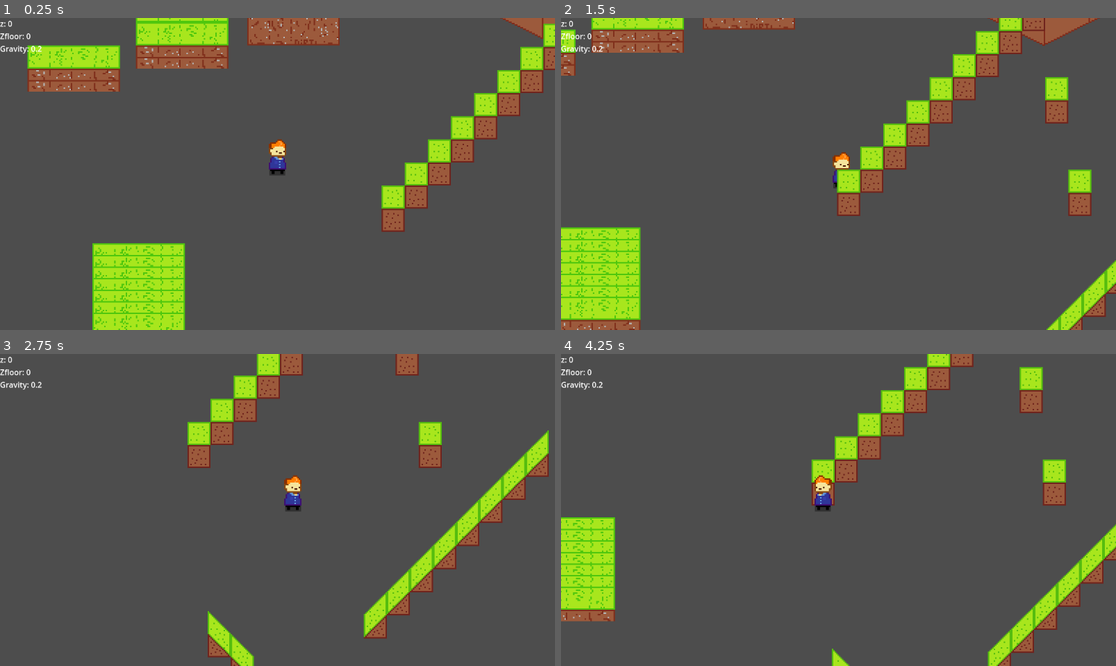
Above: before the commit, frames 1-4 (two rows, left to right).
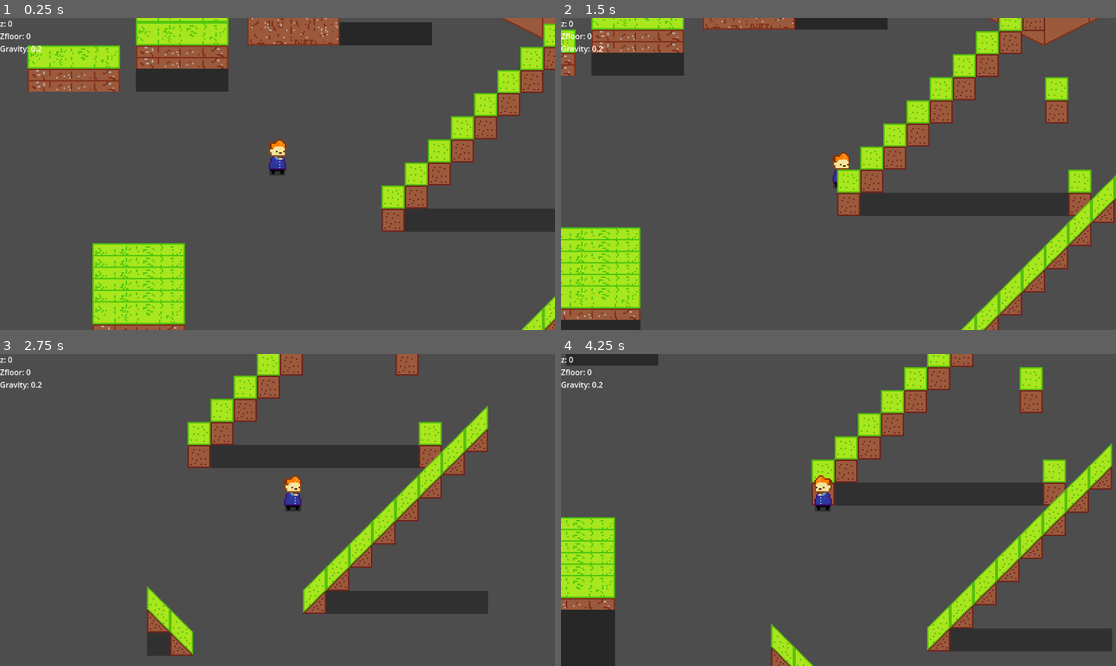
Above: after the commit, the same moments.

Repository: vitor-luis3301/Godot-Top-Down-Platformer
Game: Godot game, scene res://Scenes/main.tscn
Same seed, same stepped clock (60 frames per second), same inputs: the game is played once before the commit and once after it.
Inputs:
- Up to frame 1 (0.25 s): no input
- Up to frame 2 (1.5 s): tap Enter (ui_accept) at 0.5, 0.77 s; hold Right (ui_right) 0.53-1.28 s; hold Down (ui_down) from 1.28 s (still down)
- Up to frame 3 (2.75 s): tap Enter (ui_accept) at 1.52 s; release Down (ui_down) at 2.03 s; hold Right (ui_right) from 2.03 s (still down)
- Up to frame 4 (4.25 s): release Right (ui_right) at 2.78 s; hold Up (ui_up) 2.78-3.53 s; tap Enter (ui_accept) at 3.02, 3.77 s; hold Left (ui_left) from 3.53 s (still down)

The runs differ from the first frame. In frame 1, 5.3% of the frame differs, in the area x 16-100%, y 1-100%; in frame 2, 9.7%; in frame 3, 14%; in frame 4, 14%, in the area x 0-100%, y 0-100%.

Commit message:
Updated main scene

Diff:
--- a/Objects/block/block.gd
+++ b/Objects/block/block.gd
@@ -1,7 +1,7 @@
 extends StaticBody2D
 
 @export var z = 0
-@export var height : float = -16
+@export var height : float = 0
 
 func _ready():
 	$Sprite2D.position.y = z
--- a/Objects/block/block.tscn
+++ b/Objects/block/block.tscn
@@ -9,6 +9,10 @@
 [node name="StaticBody2D" type="StaticBody2D" groups=["Blocks"]]
 script = ExtResource("1_pb8s2")
 
+[node name="Polygon2D" type="Polygon2D" parent="."]
+color = Color(0, 0, 0, 0.376471)
+polygon = PackedVector2Array(-8, 0, -8, -16, 8, -16, 8, 0)
+
 [node name="Sprite2D" type="Sprite2D" parent="."]
 texture = ExtResource("1_d08up")
 offset = Vector2(0, -16)
--- a/Objects/player/player.tscn
+++ b/Objects/player/player.tscn
@@ -20,14 +20,14 @@
 offset_bottom = 23.0
 metadata/_edit_use_anchors_ = true
 
-[node name="Sprite2D" type="Sprite2D" parent="."]
-texture = ExtResource("2_6i7rg")
-offset = Vector2(0, -12)
-
 [node name="Polygon2D" type="Polygon2D" parent="."]
 scale = Vector2(1.1, 1)
 color = Color(0, 0, 0, 0.360784)
 polygon = PackedVector2Array(-5, -3, 5, -3, 5, 1, -5, 1)
+
+[node name="Sprite2D" type="Sprite2D" parent="."]
+texture = ExtResource("2_6i7rg")
+offset = Vector2(0, -12)
 
 [node name="CollisionShape2D" type="CollisionShape2D" parent="."]
 position = Vector2(0, -1.5)
--- /dev/null
+++ b/Objects/slab/slab.tscn
@@ -0,0 +1,24 @@
+[gd_scene load_steps=4 format=3 uid="uid://bktag52vmau6i"]
+
+[ext_resource type="Texture2D" uid="uid://dptbtphq6xwh4" path="res://Assets/terra.png" id="1_4vvae"]
+[ext_resource type="Script" path="res://Objects/block/block.gd" id="1_r4nqf"]
+
+[sub_resource type="RectangleShape2D" id="RectangleShape2D_5lek5"]
+size = Vector2(64, 16)
+
+[node name="StaticBody2D" type="StaticBody2D" groups=["Blocks"]]
+script = ExtResource("1_r4nqf")
+
+[node name="Polygon2D" type="Polygon2D" parent="."]
+position = Vector2(0, 8)
+color = Color(0, 0, 0, 0.490196)
+polygon = PackedVector2Array(-32, -8, -32, -24, 32, -24, 32, -8)
+
+[node name="Sprite2D" type="Sprite2D" parent="."]
+texture = ExtResource("1_4vvae")
+offset = Vector2(0, -12)
+vframes = 2
+
+[node name="CollisionShape2D" type="CollisionShape2D" parent="."]
+position = Vector2(0, -8)
+shape = SubResource("RectangleShape2D_5lek5")
--- a/Objects/slope/slope.tscn
+++ b/Objects/slope/slope.tscn
@@ -8,6 +8,11 @@
 [node name="StaticBody2D" type="StaticBody2D" groups=["Slopes"]]
 script = ExtResource("1_66gc2")
 
+[node name="Polygon2D" type="Polygon2D" parent="."]
+position = Vector2(0, 8)
+color = Color(0, 0, 0, 0.376471)
+polygon = PackedVector2Array(-8, 0, -8, -16, 8, -16, 8, 0)
+
 [node name="Sprite2D" type="Sprite2D" parent="."]
 offset = Vector2(0, -8)
 
--- a/Scenes/main.tscn
+++ b/Scenes/main.tscn
@@ -6,297 +6,261 @@
 [ext_resource type="PackedScene" uid="uid://xd3glgotcs1i" path="res://Objects/block/block.tscn" id="5_lkt3j"]
 [ext_resource type="PackedScene" uid="uid://u6csv0racqmt" path="res://Objects/player/player.tscn" id="5_w2g7d"]
 [ext_resource type="Texture2D" uid="uid://ck7jspj3m3u7g" path="res://Assets/iso_block.png" id="6_ernap"]
-[ext_resource type="PackedScene" uid="uid://diiijrjjc7bay" path="res://Scenes/slopes_testing_scene.tscn" id="7_37ehs"]
+[ext_resource type="PackedScene" uid="uid://c52hd6k137jj2" path="res://Objects/slope/slope.tscn" id="7_mpgt2"]
+[ext_resource type="PackedScene" uid="uid://bktag52vmau6i" path="res://Objects/slab/slab.tscn" id="8_dgwyo"]
 
 [sub_resource type="RectangleShape2D" id="RectangleShape2D_5lv1q"]
 size = Vector2(64, 16)
 
 [sub_resource type="RectangleShape2D" id="RectangleShape2D_mon2y"]
 size = Vector2(64, 48)
-
-[sub_resource type="RectangleShape2D" id="RectangleShape2D_r306l"]
-size = Vector2(64, 16)
 
 [node name="Node2D" type="Node2D"]
 y_sort_enabled = true
 script = ExtResource("1_2dq2h")
 
-[node name="StaticBody2D25" type="StaticBody2D" parent="." groups=["Blocks"]]
+[node name="CharacterBody2D" parent="." instance=ExtResource("5_w2g7d")]
+position = Vector2(237, 144)
+
+[node name="Block_40" type="StaticBody2D" parent="." groups=["Blocks"]]
 position = Vector2(257, 27)
 script = ExtResource("4_ro3km")
 height = -40.0
 
-[node name="Sprite2D" type="Sprite2D" parent="StaticBody2D25"]
+[node name="Sprite2D" type="Sprite2D" parent="Block_40"]
 texture = ExtResource("4_0axir")
 offset = Vector2(0, -20)
 
-[node name="CollisionShape2D" type="CollisionShape2D" parent="StaticBody2D25"]
+[node name="CollisionShape2D" type="CollisionShape2D" parent="Block_40"]
 position = Vector2(0, 4)
 shape = SubResource("RectangleShape2D_5lv1q")
 
-[node name="StaticBody2D6" type="StaticBody2D" parent="." groups=["Blocks"]]
+[node name="Block_32" type="StaticBody2D" parent="." groups=["Blocks"]]
 position = Vector2(248, 43)
 script = ExtResource("4_ro3km")
 height = -32.0
 
-[node name="Sprite2D" type="Sprite2D" parent="StaticBody2D6"]
+[node name="Sprite2D" type="Sprite2D" parent="Block_32"]
 texture = ExtResource("4_0axir")
 offset = Vector2(0, -12)
 
-[node name="CollisionShape2D" type="CollisionShape2D" parent="StaticBody2D6"]
+[node name="CollisionShape2D" type="CollisionShape2D" parent="Block_32"]
 position = Vector2(0, 4)
 shape = SubResource("RectangleShape2D_5lv1q")
 
-[node name="StaticBody2D5" type="StaticBody2D" parent="." groups=["Blocks"]]
+[node name="Block_16_z16" type="StaticBody2D" parent="." groups=["Blocks"]]
 position = Vector2(171, 75)
 script = ExtResource("4_ro3km")
 z = -16
-
-[node name="Sprite2D" type="Sprite2D" parent="StaticBody2D5"]
-texture = ExtResource("4_0axir")
-vframes = 2
-
-[node name="Sprite2D5" type="Sprite2D" parent="StaticBody2D5/Sprite2D"]
+height = -16.0
+
+[node name="Polygon2D" type="Polygon2D" parent="Block_16_z16"]
+color = Color(0, 0, 0, 0.454902)
+polygon = PackedVector2Array(-32, 12, -32, -36, 32, -36, 32, 12)
+
+[node name="Sprite2D" type="Sprite2D" parent="Block_16_z16"]
+texture = ExtResource("4_0axir")
+vframes = 2
+
+[node name="Sprite2D5" type="Sprite2D" parent="Block_16_z16/Sprite2D"]
 position = Vector2(0, -40)
 texture = ExtResource("4_0axir")
 vframes = 2
 
-[node name="Sprite2D4" type="Sprite2D" parent="StaticBody2D5/Sprite2D"]
+[node name="Sprite2D4" type="Sprite2D" parent="Block_16_z16/Sprite2D"]
 position = Vector2(0, -24)
 texture = ExtResource("4_0axir")
 vframes = 2
 
-[node name="Sprite2D2" type="Sprite2D" parent="StaticBody2D5/Sprite2D"]
+[node name="Sprite2D2" type="Sprite2D" parent="Block_16_z16/Sprite2D"]
 position = Vector2(0, -8)
 texture = ExtResource("4_0axir")
 vframes = 2
 
-[node name="CollisionShape2D" type="CollisionShape2D" parent="StaticBody2D5"]
+[node name="CollisionShape2D" type="CollisionShape2D" parent="Block_16_z16"]
 position = Vector2(0, -12)
 shape = SubResource("RectangleShape2D_mon2y")
 
-[node name="StaticBody2D3" type="StaticBody2D" parent="." groups=["Blocks"]]
+[node name="Block_16" type="StaticBody2D" parent="." groups=["Blocks"]]
 position = Vector2(96, 75)
 script = ExtResource("4_ro3km")
-
-[node name="Sprite2D" type="Sprite2D" parent="StaticBody2D3"]
-texture = ExtResource("4_0axir")
-vframes = 2
-
-[node name="Sprite2D2" type="Sprite2D" parent="StaticBody2D3/Sprite2D"]
+height = -16.0
+
+[node name="Sprite2D" type="Sprite2D" parent="Block_16"]
+texture = ExtResource("4_0axir")
+vframes = 2
+
+[node name="Sprite2D2" type="Sprite2D" parent="Block_16/Sprite2D"]
 position = Vector2(0, -8)
 texture = ExtResource("4_0axir")
 vframes = 2
 
-[node name="CollisionShape2D" type="CollisionShape2D" parent="StaticBody2D3"]
+[node name="CollisionShape2D" type="CollisionShape2D" parent="Block_16"]
 position = Vector2(0, 4)
 shape = SubResource("RectangleShape2D_5lv1q")
 
 [node name="StaticBody2D" parent="." instance=ExtResource("5_lkt3j")]
 position = Vector2(317, 184)
+height = -16.0
 
 [node name="StaticBody2D2" parent="." instance=ExtResource("5_lkt3j")]
 position = Vector2(333, 184)
 z = -16
+height = -16.0
 
 [node name="StaticBody2D4" parent="." instance=ExtResource("5_lkt3j")]
 position = Vector2(349, 184)
 z = -32
+height = -16.0
 
 [node name="StaticBody2D7" parent="." instance=ExtResource("5_lkt3j")]
 position = Vector2(365, 184)
 z = -48
+height = -16.0
 
 [node name="StaticBody2D8" parent="." instance=ExtResource("5_lkt3j")]
 position = Vector2(381, 184)
 z = -64
+height = -16.0
 
 [node name="StaticBody2D9" parent="." instance=ExtResource("5_lkt3j")]
 position = Vector2(397, 184)
 z = -80
+height = -16.0
 
 [node name="StaticBody2D10" parent="." instance=ExtResource("5_lkt3j")]
 position = Vector2(413, 184)
 z = -96
+height = -16.0
 
 [node name="StaticBody2D11" parent="." instance=ExtResource("5_lkt3j")]
 position = Vector2(429, 184)
 z = -112
+height = -16.0
 
 [node name="StaticBody2D12" parent="." instance=ExtResource("5_lkt3j")]
 position = Vector2(445, 184)
 z = -128
+height = -16.0
 
 [node name="StaticBody2D13" parent="." instance=ExtResource("5_lkt3j")]
 position = Vector2(461, 184)
 z = -64
+height = -16.0
 
 [node name="StaticBody2D14" parent="." instance=ExtResource("5_lkt3j")]
 position = Vector2(477, 184)
-
-[node name="StaticBody2D15" type="StaticBody2D" parent="." groups=["Blocks"]]
+height = -16.0
+
+[node name="StaticBody2D17" parent="." instance=ExtResource("8_dgwyo")]
 position = Vector2(141, 216)
-script = ExtResource("4_ro3km")
-height = -8.0
-
-[node name="Sprite2D" type="Sprite2D" parent="StaticBody2D15"]
-texture = ExtResource("4_0axir")
-offset = Vector2(0, -12)
-vframes = 2
-
-[node name="CollisionShape2D" type="CollisionShape2D" parent="StaticBody2D15"]
-position = Vector2(0, -8)
-shape = SubResource("RectangleShape2D_r306l")
-
-[node name="StaticBody2D16" type="StaticBody2D" parent="." groups=["Blocks"]]
+height = -8.0
+
+[node name="StaticBody2D18" parent="." instance=ExtResource("8_dgwyo")]
 position = Vector2(141, 232)
-script = ExtResource("4_ro3km")
 z = -8
 height = -8.0
 
-[node name="Sprite2D" type="Sprite2D" parent="StaticBody2D16"]
-texture = ExtResource("4_0axir")
-offset = Vector2(0, -12)
-vframes = 2
-
-[node name="CollisionShape2D" type="CollisionShape2D" parent="StaticBody2D16"]
-position = Vector2(0, -8)
-shape = SubResource("RectangleShape2D_r306l")
-
-[node name="StaticBody2D17" type="StaticBody2D" parent="." groups=["Blocks"]]
+[node name="StaticBody2D19" parent="." instance=ExtResource("8_dgwyo")]
 position = Vector2(141, 248)
-script = ExtResource("4_ro3km")
-z = -16
-height = -8.0
-
-[node name="Sprite2D" type="Sprite2D" parent="StaticBody2D17"]
-texture = ExtResource("4_0axir")
-offset = Vector2(0, -12)
-vframes = 2
-
-[node name="CollisionShape2D" type="CollisionShape2D" parent="StaticBody2D17"]
-position = Vector2(0, -8)
-shape = SubResource("RectangleShape2D_r306l")
-
-[node name="StaticBody2D18" type="StaticBody2D" parent="." groups=["Blocks"]]
+z = -16
+height = -8.0
+
+[node name="StaticBody2D20" parent="." instance=ExtResource("8_dgwyo")]
 position = Vector2(141, 264)
-script = ExtResource("4_ro3km")
 z = -24
 height = -8.0
 
-[node name="Sprite2D" type="Sprite2D" parent="StaticBody2D18"]
-texture = ExtResource("4_0axir")
-offset = Vector2(0, -12)
-vframes = 2
-
-[node name="CollisionShape2D" type="CollisionShape2D" parent="StaticBody2D18"]
-position = Vector2(0, -8)
-shape = SubResource("RectangleShape2D_r306l")
-
-[node name="StaticBody2D19" type="StaticBody2D" parent="." groups=["Blocks"]]
+[node name="StaticBody2D24" parent="." instance=ExtResource("8_dgwyo")]
 position = Vector2(141, 280)
-script = ExtResource("4_ro3km")
-z = -32
-height = -8.0
-
-[node name="Sprite2D" type="Sprite2D" parent="StaticBody2D19"]
-texture = ExtResource("4_0axir")
-offset = Vector2(0, -12)
-vframes = 2
-
-[node name="CollisionShape2D" type="CollisionShape2D" parent="StaticBody2D19"]
-position = Vector2(0, -8)
-shape = SubResource("RectangleShape2D_r306l")
-
-[node name="StaticBody2D20" type="StaticBody2D" parent="." groups=["Blocks"]]
+z = -32
+height = -8.0
+
+[node name="StaticBody2D27" parent="." instance=ExtResource("8_dgwyo")]
 position = Vector2(141, 296)
-script = ExtResource("4_ro3km")
 z = -40
 height = -8.0
 
-[node name="Sprite2D" type="Sprite2D" parent="StaticBody2D20"]
-texture = ExtResource("4_0axir")
-offset = Vector2(0, -12)
-vframes = 2
-
-[node name="CollisionShape2D" type="CollisionShape2D" parent="StaticBody2D20"]
-position = Vector2(0, -8)
-shape = SubResource("RectangleShape2D_r306l")
-
-[node name="StaticBody2D21" type="StaticBody2D" parent="." groups=["Blocks"]]
-position = Vector2(141, 312)
-script = ExtResource("4_ro3km")
-z = -48
-height = -8.0
-
-[node name="Sprite2D" type="Sprite2D" parent="StaticBody2D21"]
-texture = ExtResource("4_0axir")
-offset = Vector2(0, -12)
-vframes = 2
-
-[node name="CollisionShape2D" type="CollisionShape2D" parent="StaticBody2D21"]
-position = Vector2(0, -8)
-shape = SubResource("RectangleShape2D_r306l")
-
-[node name="StaticBody2D22" type="StaticBody2D" parent="." groups=["Blocks"]]
+[node name="StaticBody2D3" parent="." instance=ExtResource("8_dgwyo")]
 position = Vector2(10, 216)
-script = ExtResource("4_ro3km")
-height = -8.0
-
-[node name="Sprite2D" type="Sprite2D" parent="StaticBody2D22"]
-texture = ExtResource("4_0axir")
-offset = Vector2(0, -12)
-vframes = 2
-
-[node name="CollisionShape2D" type="CollisionShape2D" parent="StaticBody2D22"]
-position = Vector2(0, -8)
-shape = SubResource("RectangleShape2D_r306l")
-
-[node name="StaticBody2D23" type="StaticBody2D" parent="." groups=["Blocks"]]
+height = -8.0
+
+[node name="StaticBody2D5" parent="." instance=ExtResource("8_dgwyo")]
 position = Vector2(10, 232)
-script = ExtResource("4_ro3km")
-height = -8.0
-
-[node name="Sprite2D" type="Sprite2D" parent="StaticBody2D23"]
-texture = ExtResource("4_0axir")
-offset = Vector2(0, -12)
-vframes = 2
-
-[node name="CollisionShape2D" type="CollisionShape2D" parent="StaticBody2D23"]
-position = Vector2(0, -8)
-shape = SubResource("RectangleShape2D_r306l")
-
-[node name="StaticBody2D24" type="StaticBody2D" parent="." groups=["Blocks"]]
-position = Vector2(312, 55)
-script = ExtResource("4_ro3km")
-z = -32
-height = -8.0
-
-[node name="Sprite2D" type="Sprite2D" parent="StaticBody2D24"]
-texture = ExtResource("4_0axir")
-offset = Vector2(0, -12)
-vframes = 2
-
-[node name="CollisionShape2D" type="CollisionShape2D" parent="StaticBody2D24"]
-position = Vector2(0, -8)
-shape = SubResource("RectangleShape2D_r306l")
-
-[node name="StaticBody2D26" type="StaticBody2D" parent="." groups=["Blocks"]]
+height = -8.0
+
+[node name="ico_block" type="StaticBody2D" parent="." groups=["Blocks"]]
 position = Vector2(452, 32)
 script = ExtResource("4_ro3km")
 height = -64.0
 
-[node name="Sprite2D" type="Sprite2D" parent="StaticBody2D26"]
+[node name="Sprite2D" type="Sprite2D" parent="ico_block"]
 texture = ExtResource("6_ernap")
 offset = Vector2(0, -30)
 
-[node name="CollisionPolygon2D" type="CollisionPolygon2D" parent="StaticBody2D26"]
+[node name="CollisionPolygon2D" type="CollisionPolygon2D" parent="ico_block"]
 position = Vector2(0, -30)
 polygon = PackedVector2Array(-64, 32, 0, 64, 63, 32, 0, 0)
 
-[node name="CharacterBody2D" parent="." instance=ExtResource("5_w2g7d")]
-position = Vector2(237, 144)
-
-[node name="Slopes" parent="." instance=ExtResource("7_37ehs")]
-y_sort_enabled = true
-position = Vector2(323, 294)
+[node name="StaticBody2D37" parent="." instance=ExtResource("7_mpgt2")]
+position = Vector2(397, 277)
+height = -16
+rotate = 1
+
+[node name="StaticBody2D38" parent="." instance=ExtResource("7_mpgt2")]
+position = Vector2(413, 277)
+z = -16
+height = -16
+rotate = 1
+
+[node name="StaticBody2D39" parent="." instance=ExtResource("7_mpgt2")]
+position = Vector2(429, 277)
+z = -32
+height = -16
+rotate = 1
+
+[node name="StaticBody2D40" parent="." instance=ExtResource("7_mpgt2")]
+position = Vector2(445, 277)
+z = -48
+height = -16
+rotate = 1
+
+[node name="StaticBody2D41" parent="." instance=ExtResource("7_mpgt2")]
+position = Vector2(461, 277)
+z = -64
+height = -16
+rotate = 1
+
+[node name="StaticBody2D42" parent="." instance=ExtResource("7_mpgt2")]
+position = Vector2(477, 277)
+z = -80
+height = -16
+rotate = 1
+
+[node name="StaticBody2D43" parent="." instance=ExtResource("7_mpgt2")]
+position = Vector2(493, 277)
+z = -96
+height = -16
+rotate = 1
+
+[node name="StaticBody2D44" parent="." instance=ExtResource("7_mpgt2")]
+position = Vector2(509, 277)
+z = -112
+height = -16
+rotate = 1
+
+[node name="StaticBody2D45" parent="." instance=ExtResource("7_mpgt2")]
+position = Vector2(305, 306)
+height = -16
+rotate = 2
+
+[node name="StaticBody2D46" parent="." instance=ExtResource("7_mpgt2")]
+position = Vector2(289, 306)
+z = -16
+height = -16
+rotate = 2
+
+[node name="StaticBody2D6" parent="." instance=ExtResource("8_dgwyo")]
+position = Vector2(312, 55)
+z = -32
+height = -8.0
--- a/Scenes/slopes_testing_scene.tscn
+++ /dev/null
@@ -1,65 +0,0 @@
-[gd_scene load_steps=3 format=3 uid="uid://diiijrjjc7bay"]
-
-[ext_resource type="PackedScene" uid="uid://c52hd6k137jj2" path="res://Objects/slope/slope.tscn" id="1_7vxge"]
-[ext_resource type="Script" path="res://Scenes/main.gd" id="1_mcfj7"]
-
-[node name="Node2D" type="Node2D"]
-script = ExtResource("1_mcfj7")
-
-[node name="StaticBody2D27" parent="." instance=ExtResource("1_7vxge")]
-position = Vector2(116, 0)
-height = -16
-rotate = 1
-
-[node name="StaticBody2D28" parent="." instance=ExtResource("1_7vxge")]
-position = Vector2(132, 0)
-z = -16
-height = -16
-rotate = 1
-
-[node name="StaticBody2D29" parent="." instance=ExtResource("1_7vxge")]
-position = Vector2(148, 0)
-z = -32
-height = -16
-rotate = 1
-
-[node name="StaticBody2D30" parent="." instance=ExtResource("1_7vxge")]
-position = Vector2(164, 0)
-z = -48
-height = -16
-rotate = 1
-
-[node name="StaticBody2D32" parent="." instance=ExtResource("1_7vxge")]
-position = Vector2(180, 0)
-z = -64
-height = -16
-rotate = 1
-
-[node name="StaticBody2D33" parent="." instance=ExtResource("1_7vxge")]
-position = Vector2(196, 0)
-z = -80
-height = -16
-rotate = 1
-
-[node name="StaticBody2D34" parent="." instance=ExtResource("1_7vxge")]
-position = Vector2(212, 0)
-z = -96
-height = -16
-rotate = 1
-
-[node name="StaticBody2D35" parent="." instance=ExtResource("1_7vxge")]
-position = Vector2(228, 0)
-z = -112
-height = -16
-rotate = 1
-
-[node name="StaticBody2D31" parent="." instance=ExtResource("1_7vxge")]
-position = Vector2(24, 29)
-height = -16
-rotate = 2
-
-[node name="StaticBody2D36" parent="." instance=ExtResource("1_7vxge")]
-position = Vector2(8, 29)
-z = -16
-height = -16
-rotate = 2
